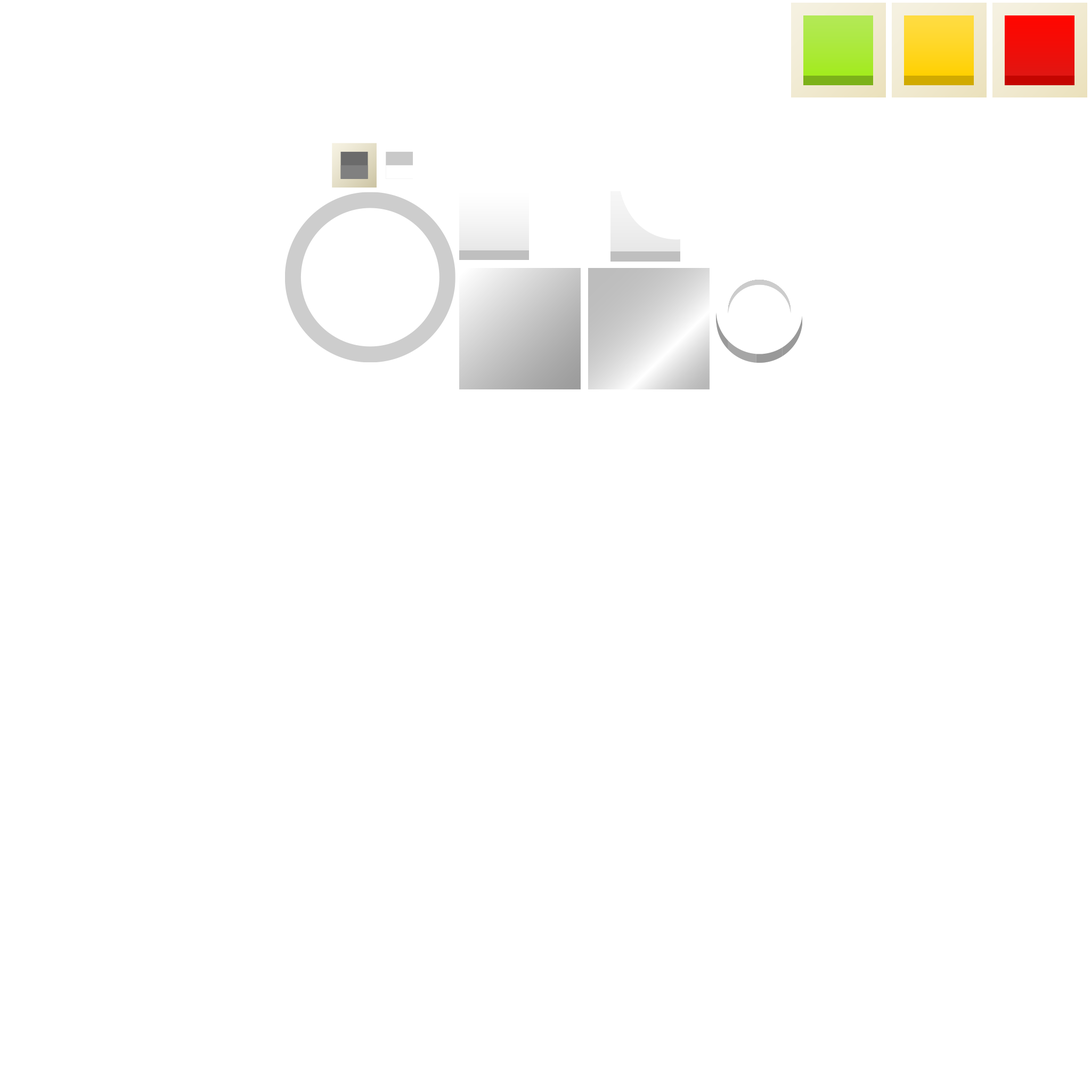
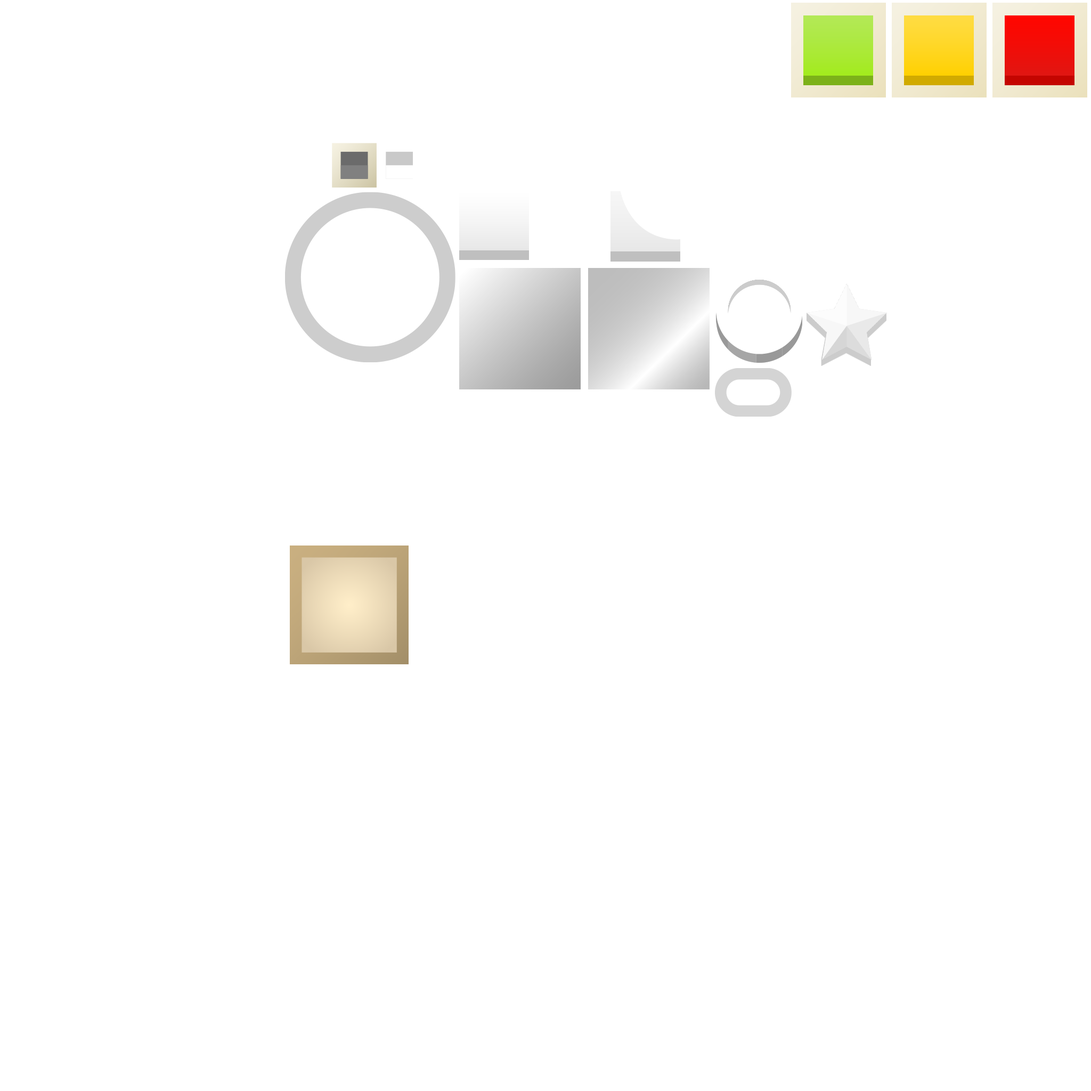
Revision of a layered 1091px x 1091px image; what changed, layer by layer:
added layer "Layer 34" above "Layer 33" over [715, 368, 792, 418]
added layer "Layer 29" above "Layer 32" over [806, 283, 888, 361]
added layer "Layer 32" above "Layer 31" over [289, 545, 409, 665]
added layer "Layer 31" above "Layer 30" over [289, 545, 409, 665]
added layer "Layer 30" (20%) above "Layer 26" over [806, 312, 887, 367]
